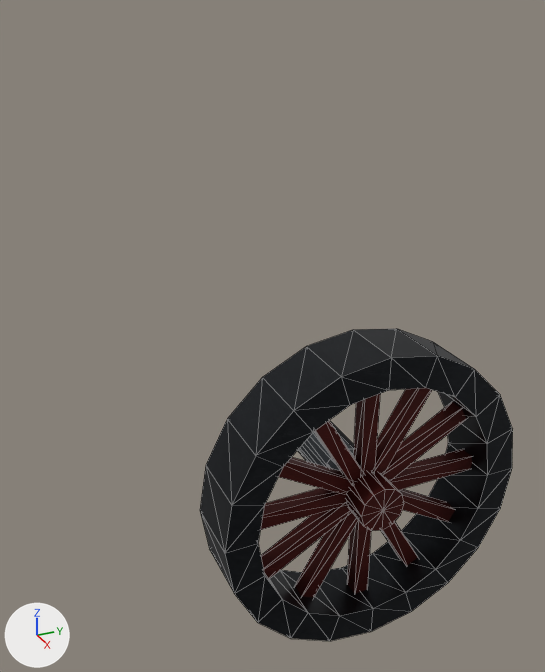
Renders of the glTF model assets/terra/blocks/models/train_wheel_large.gltf from each side of a commit.
Rendered twice from a camera (50 mm lens) standing at (2.099, -1.516, 1.857) and looking at (0.186, -0.655, 0.9). Every picture has the same lights, and +X, +Y and +Z are marked at lower left. The first picture is the older version. Mesh edges are drawn as thin lines. Vertices at exactly the same position are counted once.
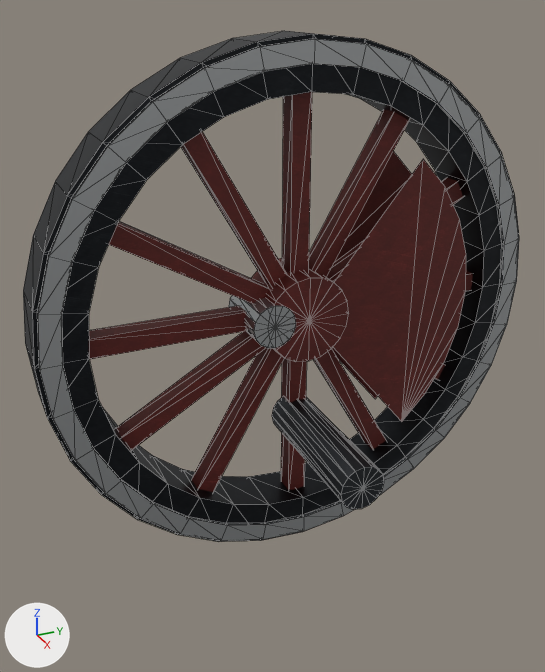
Edits to the bpy script that builds the scene:
```text
Add mat_train_wheel_rim:
    mat_train_wheel_rim = principled_material('train_wheel_rim')
    mat_train_wheel_rim.base_color = (0.56, 0.58, 0.59)  # light grey #c5c8ca
    mat_train_wheel_rim.metallic = 0.94
    mat_train_wheel_rim.roughness = 0.3
Change me_mesh_0:
    used by ob_mesh_0; location = (0.0, 0.0, 0.0)
    remove me_mesh_0.from_pydata(...)  # 212 vertices, 416 faces; spans x 0.0..0.615, y -0.98..-0.02, z 0.02..0.98
    add me_mesh_0.from_pydata(...)  # 586 vertices, 1136 faces; spans x -0.088..0.5, y -1.35..0.35, z 0.05..1.75
    me_mesh_0 part 1: a new loose piece, a 16-sided cylinder along x spanning x -0.088..0.128, y -0.692..-0.548, z 0.828..0.972, in mat_train_wheel_rim (light grey #c5c8ca)
    me_mesh_0 part 2: a new loose piece, a 20-sided cylinder along x spanning x -0.085..0.125, y -0.645..-0.356, z 0.756..1.044, in mat_train_wheel_spokes
    me_mesh_0 part 3: the loose piece of 12 vertices spanning x 0.476..0.524, y -0.524..-0.476, z 0.092..0.908 is scaled about its middle by (1.33, 1.33, 1.77), then moved by (-0.48, 0.0, 0.4)
    me_mesh_0 part 4: the loose piece of 12 vertices spanning x 0.476..0.524, y -0.908..-0.092, z 0.476..0.524 is scaled about its middle by (1.33, 1.77, 1.33), then moved by (-0.48, 0.0, 0.4)
    me_mesh_0 part 5: 6 loose pieces with 154 vertices, spanning x 0.385..0.615, y -0.98..-0.02, z 0.02..0.98, are deleted
    me_mesh_0 part 6: 452 vertices added at x -0.082..0.122, y -1.35..0.35, z 0.05..1.75
    add me_mesh_0.materials.append(mat_train_wheel_rim)  # light grey #c5c8ca
```

Changed parts and their boxes (x1, y1, x2, y2) in the pictures (545 x 672 px; the box of a moved part takes in the faces that stretch with it):
'Mesh_0', reshaped (58% wider, 64% taller): before (200, 329, 513, 641); after (23, 31, 519, 542)
part 1 of me_mesh_0, added: after (229, 296, 296, 348)
part 2 of me_mesh_0, added: after (251, 258, 349, 362)
part 3 of me_mesh_0, moved or reshaped: before (347, 394, 380, 593); after (281, 92, 312, 490)
part 4 of me_mesh_0, moved or reshaped: before (260, 449, 472, 530); after (89, 271, 473, 359)
part 5 of me_mesh_0, deleted: before (200, 329, 513, 641)
part 6 of me_mesh_0, added: after (23, 31, 519, 542)
